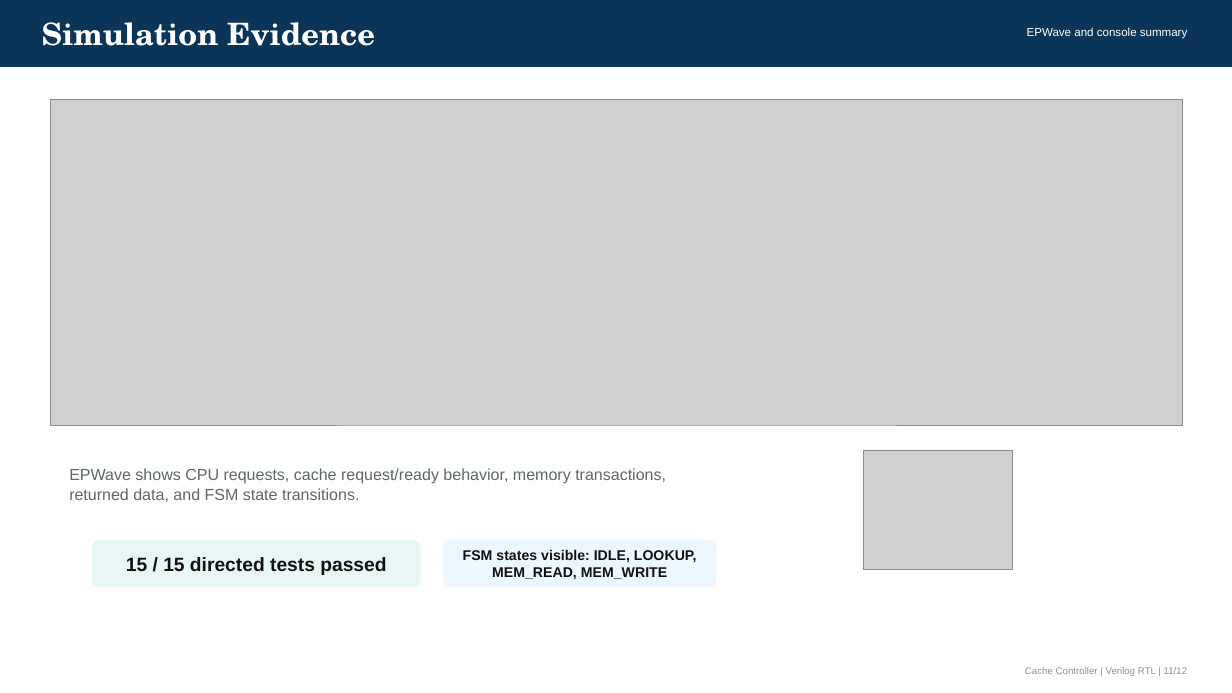
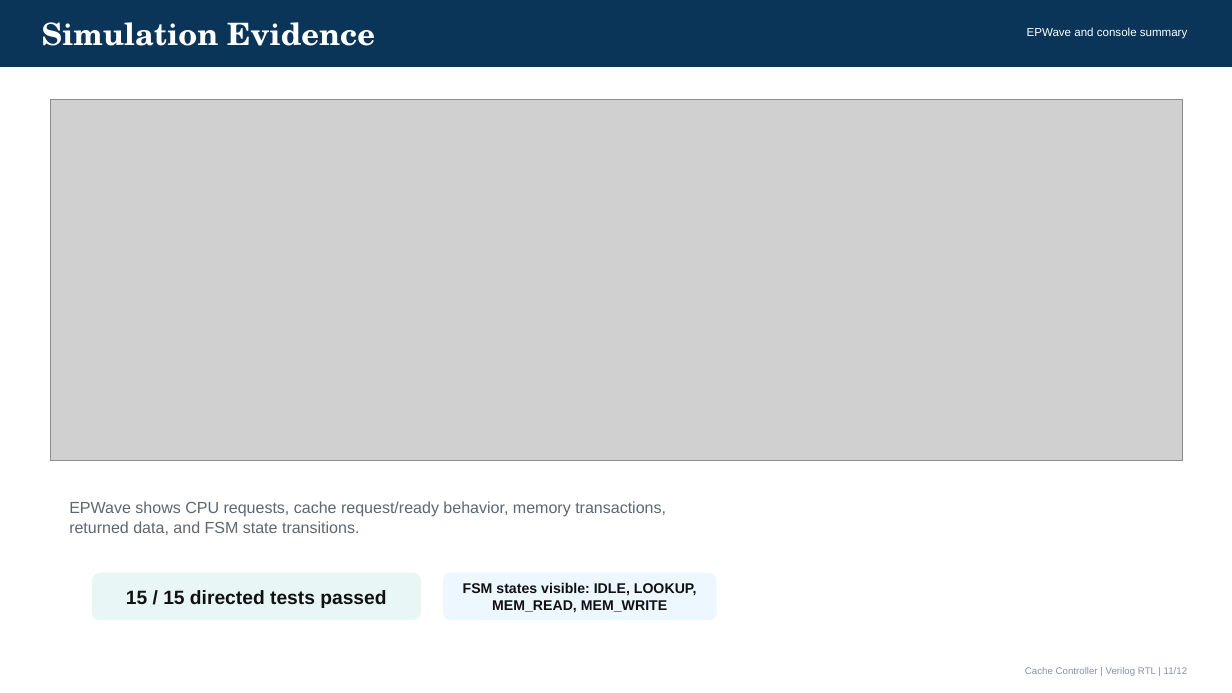
Before and after one commit to muhammad-hammad15/Cache_Controller_Project, a slide deck: slide 11 of Cache_Controller_Presentation.pptx. Drawn at 1232x693 pixels with LibreOffice and Linux fonts; fonts in the diff are those of the drawing; grey boxes stand for pictures. Boxes give left, top, right and bottom in pixels: in the first picture for what was removed or moved away, otherwise in the second. Text is boxed around its words. In the diff, an @@ line names an element or a change of style, - is before the commit and + after.

Commit message:
Cache Controller Project Verilog

```diff
--- a/Cache_Controller_Presentation.pptx
+++ b/Cache_Controller_Presentation.pptx
@@ picture: place and size @@
-picture at (51,100,1183,425)
+picture at (51,100,1183,461)
@@ picture removed at (863,451,1013,569) @@
@@ 3 texts, 2 rounded rectangles: place and size @@
-3 texts, 2 rounded rectangles at (69,468,716,587)
+3 texts, 2 rounded rectangles at (69,501,716,620)
```
Also in this commit, not shown: 4 other slides changed, 1 other file.
